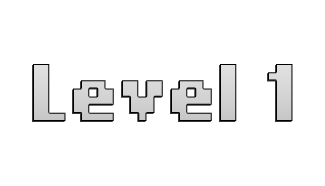
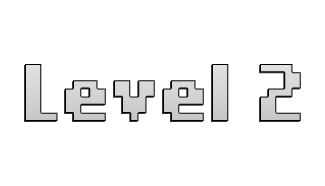
Comparing the layer stacks of the two 325 x 186 images. Changes:
hid "Level 1" over [33, 64, 293, 121]
added layer "Level 2" over [25, 64, 301, 121]
